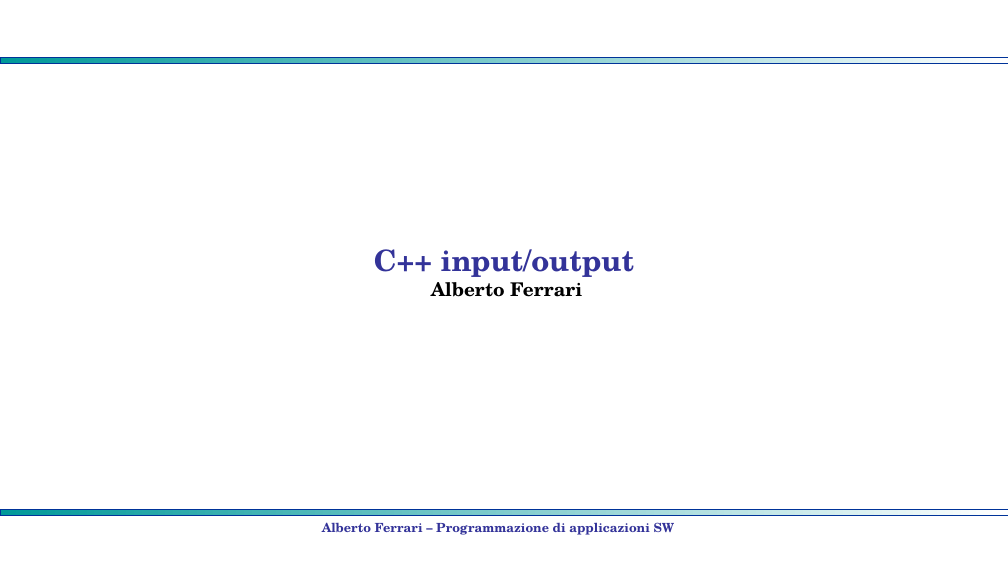
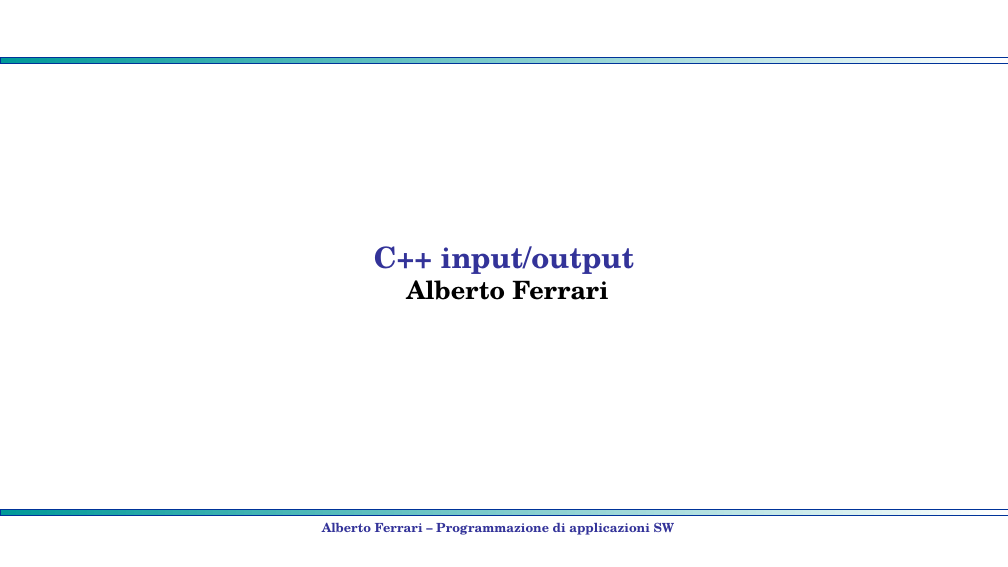
Before and after one commit to albertoferrari/pasw, a slide deck: slide 1 of lezioni/PASW03c - C++ input output.pptx. Drawn at 1008x567 pixels with LibreOffice and Linux fonts; fonts in the diff are those of the drawing; background and template pictures are left out. Boxes give left, top, right and bottom in pixels: in the first picture for what was removed or moved away, otherwise in the second. Text is boxed around its words. In the diff, an @@ line names an element or a change of style, - is before the commit and + after.

```diff
--- a/lezioni/PASW03c - C++ input output.pptx
+++ b/lezioni/PASW03c - C++ input output.pptx
@@ title "C++ input/output Alberto Ferrari" at (x1=374, y1=246, x2=634, y2=300): size 18 to 24 pt in "Alberto Ferrari" @@
```
Also in this commit, not shown: 2 other slides changed, 3 slides added, 1 other file.
